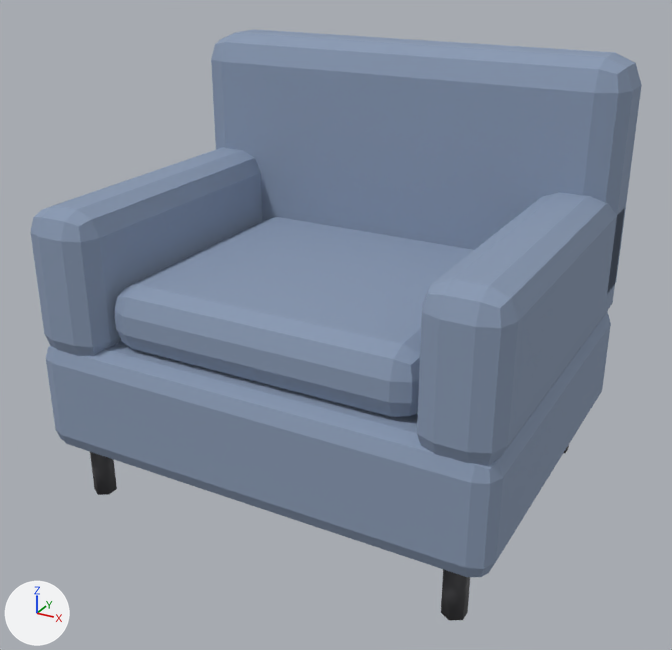
Before and after pictures for a commit that changed the glTF model dead-city/models/props/armchair.glb.
Both versions are drawn from a 50 mm camera at (0.888, -1.634, 1.179) aimed at (0.005, -0.03, 0.377). The lights are fixed; the arrows at lower left show +X, +Y and +Z. The older version comes first. Vertices at exactly the same position are counted once.

Names of what the first picture shows: 'armchair'.
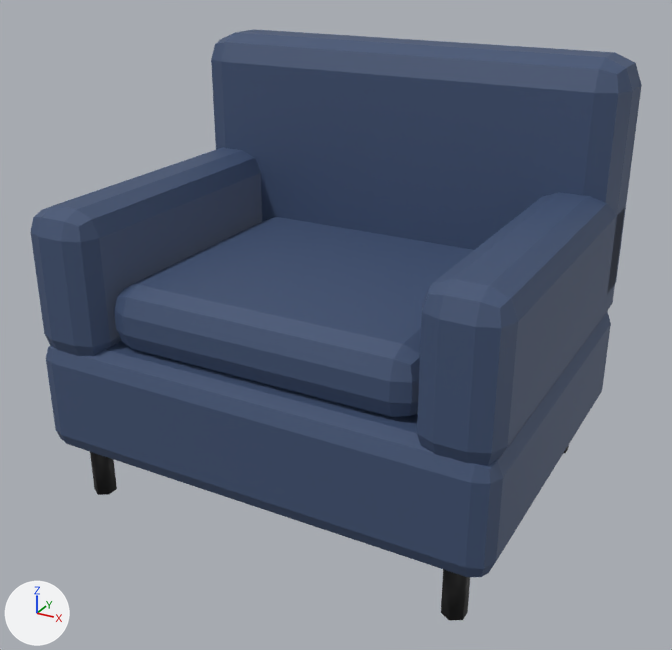
Where the change shows, as pixel boxes (x1, y1, x2, y2) in the pictures (672 x 650 px):
'armchair', recoloured, surface changed (greyish blue to blue): (30, 29, 642, 620) in both
part 1 of me_cube, recoloured (greyish blue to blue): (30, 29, 642, 577) in both
part 2 of me_cube, recoloured: (90, 445, 569, 620) in both
part 3 of me_cube, surface changed (darker): (30, 29, 642, 620) in both

The change, as a list of edits to the scene's bpy script:
```text
Add img_palette_armchair:
    img_palette_armchair = load_image('Palette_armchair', '_unpacked/Palette_armchair', 16, 16, 'sRGB')
Add mat_armchair_matte_0_0:
    mat_armchair_matte_0_0 = principled_material('armchair_matte_0.0')
    mat_armchair_matte_0_0.texture = img_palette_armchair
    mat_armchair_matte_0_0.roughness = 0.6
Change me_cube:
    where me_cube.from_pydata(...)  # 328 vertices, 620 faces; spans x -0.5..0.5, y -0.4..0.42, z 0.0..0.925
    used by ob_armchair; location = (0.0, 0.0, 0.0)
    me_cube part 1: all 540 faces that had it switch from mat_uph_26 (greyish blue #8999b3) to mat_armchair_matte_0_0 (picture img_palette_armchair)
    me_cube part 2: all 80 faces that had it switch from mat_malldark (dark grey #3f3f42) to mat_armchair_matte_0_0 (picture img_palette_armchair)
    me_cube part 3: texture (UV) coordinates of 620 of 620 faces, centred in x -0.5..0.5, y -0.4..0.42, z 0.0..0.925, changed; they spanned u 0.0..1.0, v 0.0..1.0 and now span u 0.25..0.75, v 0.25..0.25
```
